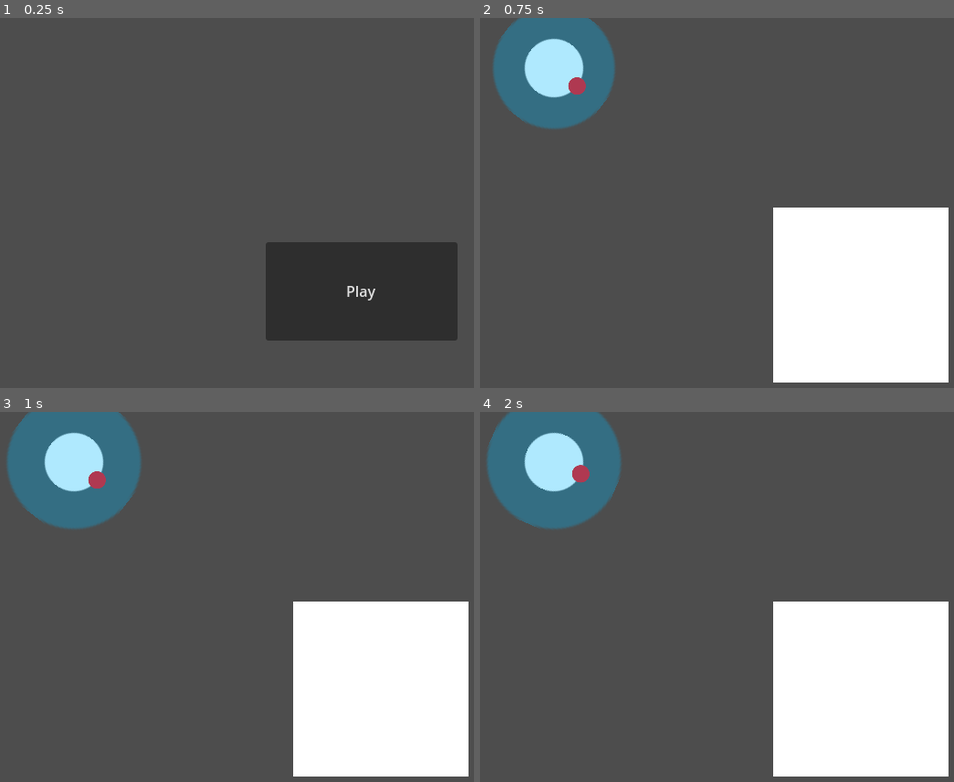
Above: before the commit, frames 1-4 (two rows, left to right).
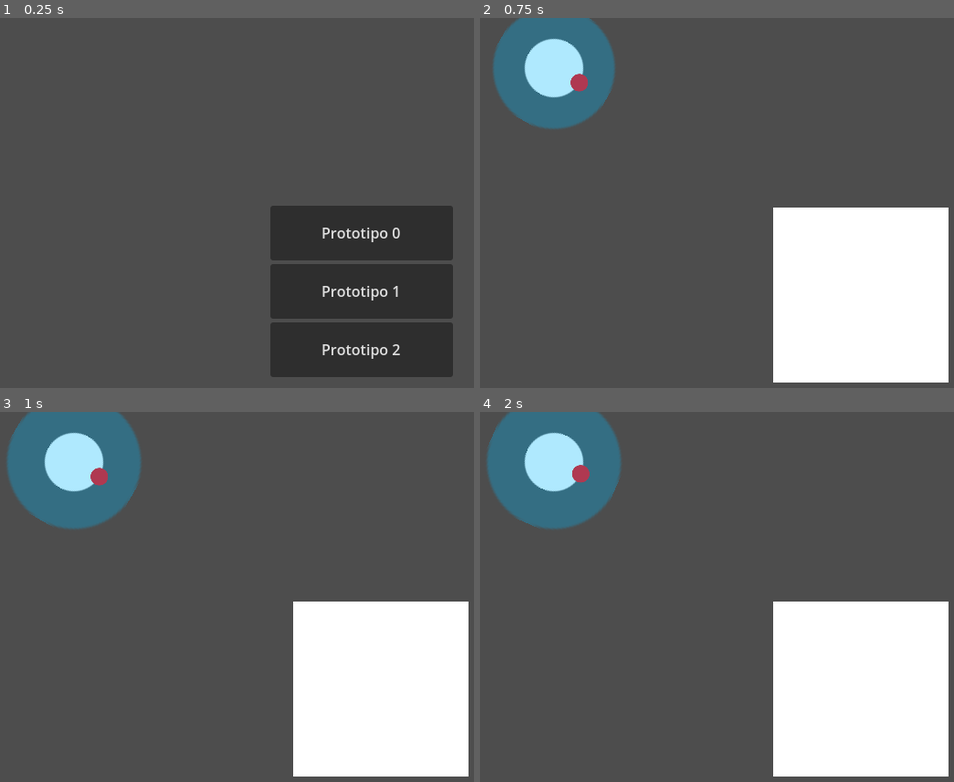
Above: after the commit, the same moments.

Repository: antimundo/rat-and-furrius
Game: Godot game, scene res://scenes/main_menu/main_menu.tscn
Two runs of this game, one before a commit and one after it. Both use one fixed random seed, a clock stepped at 60 frames per second and the inputs below.
Inputs (mouse positions are in pixels of both pictures, inside the frame that each line leads up to):
- Up to frame 1 (0.25 s): no input
- Up to frame 2 (0.75 s): click "Play" (after the commit: "Prototipo 0") at 0.5 s
- Up to frame 3 (1 s): no input
- Up to frame 4 (2 s): move the mouse to (outside the picture) at 1.27 s

The runs differ from the first frame. In frame 1, 9.0% of the frame differs, in the area x 56-97%, y 50-98%; in frame 2, 0.1%; in frame 3, 0.1%; in frame 4, nothing differs.

Commit message:
Add prototype levels

Diff:
--- /dev/null
+++ b/scenes/gameplay/levels/prototype_1.tscn
@@ -0,0 +1,52 @@
+[gd_scene load_steps=4 format=3 uid="uid://fulqqggki2ng"]
+
+[ext_resource type="PackedScene" uid="uid://bijr1niobi180" path="res://scenes/gameplay/player.tscn" id="1_cw13g"]
+[ext_resource type="Texture2D" uid="uid://dkcvyxgemb5eo" path="res://assets/sprites/square.svg" id="2_milvi"]
+
+[sub_resource type="RectangleShape2D" id="RectangleShape2D_asw6l"]
+size = Vector2(64, 64)
+
+[node name="prototype" type="Node2D"]
+
+[node name="Player" parent="." instance=ExtResource("1_cw13g")]
+position = Vector2(159, 45)
+
+[node name="Wall" type="Sprite2D" parent="."]
+position = Vector2(413, 137)
+scale = Vector2(4.27, 5.63)
+texture = ExtResource("2_milvi")
+
+[node name="StaticBody2D" type="StaticBody2D" parent="Wall"]
+
+[node name="CollisionShape2D" type="CollisionShape2D" parent="Wall/StaticBody2D"]
+shape = SubResource("RectangleShape2D_asw6l")
+
+[node name="Wall2" type="Sprite2D" parent="."]
+position = Vector2(-33, 312)
+scale = Vector2(3.19, 10.95)
+texture = ExtResource("2_milvi")
+
+[node name="StaticBody2D" type="StaticBody2D" parent="Wall2"]
+
+[node name="CollisionShape2D" type="CollisionShape2D" parent="Wall2/StaticBody2D"]
+shape = SubResource("RectangleShape2D_asw6l")
+
+[node name="Wall3" type="Sprite2D" parent="."]
+position = Vector2(844, 300)
+scale = Vector2(3.19, 10.95)
+texture = ExtResource("2_milvi")
+
+[node name="StaticBody2D" type="StaticBody2D" parent="Wall3"]
+
+[node name="CollisionShape2D" type="CollisionShape2D" parent="Wall3/StaticBody2D"]
+shape = SubResource("RectangleShape2D_asw6l")
+
+[node name="Wall4" type="Sprite2D" parent="."]
+position = Vector2(395, 619)
+scale = Vector2(12.59, 2.71)
+texture = ExtResource("2_milvi")
+
+[node name="StaticBody2D" type="StaticBody2D" parent="Wall4"]
+
+[node name="CollisionShape2D" type="CollisionShape2D" parent="Wall4/StaticBody2D"]
+shape = SubResource("RectangleShape2D_asw6l")
--- /dev/null
+++ b/scenes/gameplay/levels/prototype_2.tscn
@@ -0,0 +1,48 @@
+[gd_scene load_steps=4 format=3 uid="uid://cbnmdx7bwqyda"]
+
+[ext_resource type="PackedScene" uid="uid://bijr1niobi180" path="res://scenes/gameplay/player.tscn" id="1_iotvb"]
+[ext_resource type="Texture2D" uid="uid://dkcvyxgemb5eo" path="res://assets/sprites/square.svg" id="2_vi2r5"]
+
+[sub_resource type="RectangleShape2D" id="RectangleShape2D_asw6l"]
+size = Vector2(64, 64)
+
+[node name="prototype" type="Node2D"]
+
+[node name="Player" parent="." instance=ExtResource("1_iotvb")]
+position = Vector2(159, 45)
+
+[node name="Wall" type="Sprite2D" parent="."]
+position = Vector2(245, 162)
+texture = ExtResource("2_vi2r5")
+
+[node name="StaticBody2D" type="StaticBody2D" parent="Wall"]
+
+[node name="CollisionShape2D" type="CollisionShape2D" parent="Wall/StaticBody2D"]
+shape = SubResource("RectangleShape2D_asw6l")
+
+[node name="Wall2" type="Sprite2D" parent="."]
+position = Vector2(517, 167)
+texture = ExtResource("2_vi2r5")
+
+[node name="StaticBody2D" type="StaticBody2D" parent="Wall2"]
+
+[node name="CollisionShape2D" type="CollisionShape2D" parent="Wall2/StaticBody2D"]
+shape = SubResource("RectangleShape2D_asw6l")
+
+[node name="Wall3" type="Sprite2D" parent="."]
+position = Vector2(241, 387)
+texture = ExtResource("2_vi2r5")
+
+[node name="StaticBody2D" type="StaticBody2D" parent="Wall3"]
+
+[node name="CollisionShape2D" type="CollisionShape2D" parent="Wall3/StaticBody2D"]
+shape = SubResource("RectangleShape2D_asw6l")
+
+[node name="Wall4" type="Sprite2D" parent="."]
+position = Vector2(512, 393)
+texture = ExtResource("2_vi2r5")
+
+[node name="StaticBody2D" type="StaticBody2D" parent="Wall4"]
+
+[node name="CollisionShape2D" type="CollisionShape2D" parent="Wall4/StaticBody2D"]
+shape = SubResource("RectangleShape2D_asw6l")
--- /dev/null
+++ b/scenes/main_menu/LoadLevelButton.gd
@@ -0,0 +1,9 @@
+extends Button
+## Used in main menu to define buttons to load levels
+
+signal load_level(scene)
+
+@export var scene:PackedScene
+
+func _on_pressed() -> void:
+	load_level.emit(scene)
--- a/scenes/main_menu/main_menu.gd
+++ b/scenes/main_menu/main_menu.gd
@@ -1,9 +1,7 @@
 extends Node
 ## Used in main menu to load the game
 
-@onready var load_scene = load("res://scenes/gameplay/levels/level_0.tscn")
-
-func _on_button_pressed():
-	var this_scene = load_scene.instantiate()
+func _on_load_level(scene) -> void:
+	var this_scene = scene.instantiate()
 	get_tree().root.add_child(this_scene)
 	queue_free()
--- a/scenes/main_menu/main_menu.tscn
+++ b/scenes/main_menu/main_menu.tscn
@@ -1,6 +1,10 @@
-[gd_scene load_steps=2 format=3 uid="uid://ded30fv8t1e7m"]
+[gd_scene load_steps=6 format=3 uid="uid://ded30fv8t1e7m"]
 
 [ext_resource type="Script" path="res://scenes/main_menu/main_menu.gd" id="1_x4ujg"]
+[ext_resource type="Script" path="res://scenes/main_menu/LoadLevelButton.gd" id="2_l8buu"]
+[ext_resource type="PackedScene" uid="uid://dnpmbebgrb7ic" path="res://scenes/gameplay/levels/level_0.tscn" id="3_q5bli"]
+[ext_resource type="PackedScene" uid="uid://fulqqggki2ng" path="res://scenes/gameplay/levels/prototype_1.tscn" id="4_m2ka3"]
+[ext_resource type="PackedScene" uid="uid://cbnmdx7bwqyda" path="res://scenes/gameplay/levels/prototype_2.tscn" id="5_xged8"]
 
 [node name="main_menu" type="Control"]
 layout_mode = 3
@@ -11,19 +15,44 @@
 grow_vertical = 2
 script = ExtResource("1_x4ujg")
 
-[node name="Button" type="Button" parent="."]
+[node name="VBoxContainer" type="VBoxContainer" parent="."]
 layout_mode = 1
 anchors_preset = 8
 anchor_left = 0.5
 anchor_top = 0.5
 anchor_right = 0.5
 anchor_bottom = 0.5
-offset_left = -105.0
-offset_top = -54.0
-offset_right = 105.0
-offset_bottom = 54.0
+offset_left = -20.5
+offset_top = -20.0
+offset_right = 20.5
+offset_bottom = 20.0
 grow_horizontal = 2
 grow_vertical = 2
-text = "Play"
 
-[connection signal="pressed" from="Button" to="." method="_on_button_pressed"]
+[node name="Button" type="Button" parent="VBoxContainer"]
+custom_minimum_size = Vector2(200, 60)
+layout_mode = 2
+text = "Prototipo 0"
+script = ExtResource("2_l8buu")
+scene = ExtResource("3_q5bli")
+
+[node name="Button1" type="Button" parent="VBoxContainer"]
+custom_minimum_size = Vector2(200, 60)
+layout_mode = 2
+text = "Prototipo 1"
+script = ExtResource("2_l8buu")
+scene = ExtResource("4_m2ka3")
+
+[node name="Button2" type="Button" parent="VBoxContainer"]
+custom_minimum_size = Vector2(200, 60)
+layout_mode = 2
+text = "Prototipo 2"
+script = ExtResource("2_l8buu")
+scene = ExtResource("5_xged8")
+
+[connection signal="load_level" from="VBoxContainer/Button" to="." method="_on_load_level"]
+[connection signal="pressed" from="VBoxContainer/Button" to="VBoxContainer/Button" method="_on_pressed"]
+[connection signal="load_level" from="VBoxContainer/Button1" to="." method="_on_load_level"]
+[connection signal="pressed" from="VBoxContainer/Button1" to="VBoxContainer/Button1" method="_on_pressed"]
+[connection signal="load_level" from="VBoxContainer/Button2" to="." method="_on_load_level"]
+[connection signal="pressed" from="VBoxContainer/Button2" to="VBoxContainer/Button2" method="_on_pressed"]
